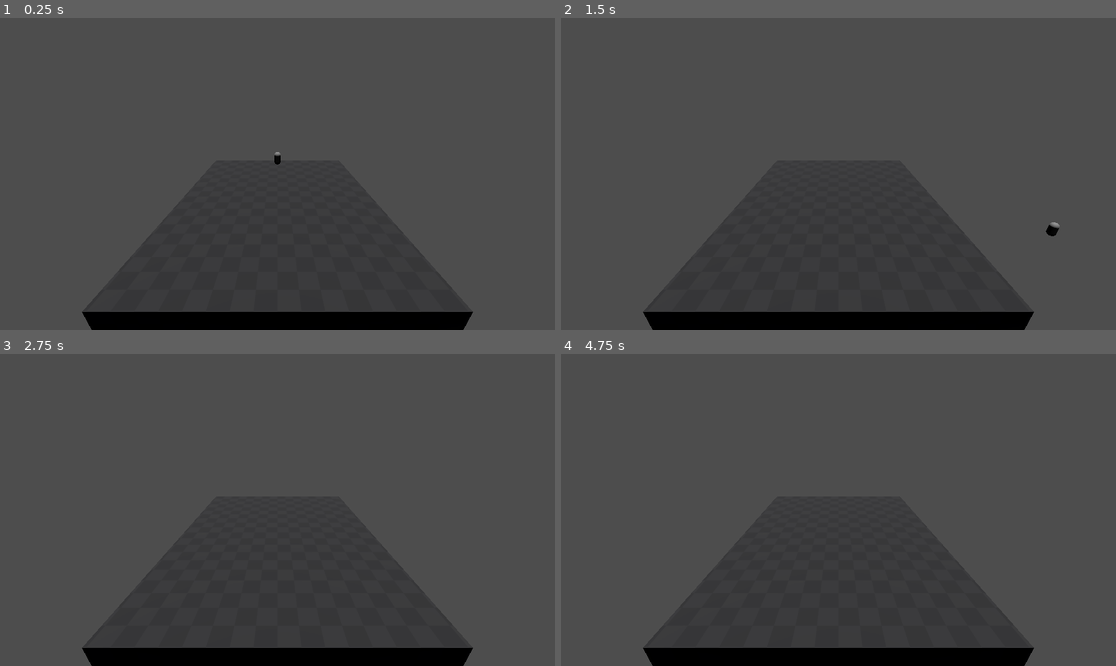
Above: before the commit, frames 1-4 (two rows, left to right).
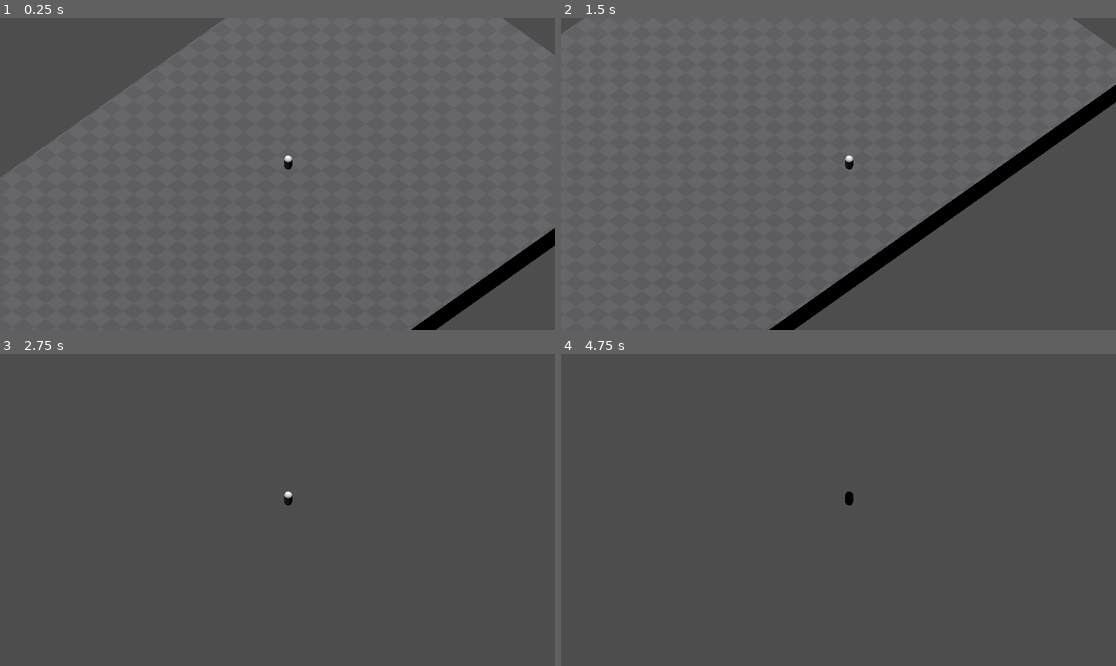
Above: after the commit, the same moments.

Repository: 127AshleyButler/GunGoblin
Game: Godot game, scene res://csg_playground.tscn
The game is run twice, just before and just after one commit, with the same random seed, the same clock (stepped at 60 frames per second) and the same inputs.
Inputs:
- Up to frame 1 (0.25 s): no input
- Up to frame 2 (1.5 s): tap Enter (ui_accept) at 0.5, 0.77 s; hold Right (ui_right) 0.53-1.28 s; hold Down (ui_down) from 1.28 s (still down)
- Up to frame 3 (2.75 s): tap Enter (ui_accept) at 1.52 s; release Down (ui_down) at 2.03 s; hold Right (ui_right) from 2.03 s (still down)
- Up to frame 4 (4.75 s): release Right (ui_right) at 2.78 s; hold Up (ui_up) 2.78-3.53 s; tap Enter (ui_accept) at 3.02, 3.5, 3.77, 4.25, 4.52 s; hold Left (ui_left) from 3.53 s (still down)

The runs differ from the first frame. In frame 1, 57% of the frame differs, in the area x 0-100%, y 0-100%; in frame 2, 51%; in frame 3, 4.0%; in frame 4, 4.0%.

Commit message:
orthogonal cam added to klik scene

Diff:
--- a/Gun Goblin - A Point and Klik Adventure/csg_playground.tscn
+++ b/Gun Goblin - A Point and Klik Adventure/csg_playground.tscn
@@ -14,15 +14,23 @@
 use_collision = true
 
 [node name="CSGBox3D" type="CSGBox3D" parent="CSGCombiner3D"]
+transform = Transform3D(1, 0, 0, 0, 1, 0, 0, 0, 1, -0.233578, -0.135441, 0.0291027)
 snap = 1.0
-size = Vector3(4.08384, 0.401345, 5.01565)
+size = Vector3(7.09596, 0.401345, 11.0546)
 material = SubResource("StandardMaterial3D_vi38y")
 
 [node name="CharacterBody3D" parent="." instance=ExtResource("2_0fs1g")]
 transform = Transform3D(0.342, 0, 0, 0, 0.342, 0, 0, 0, 0.342, 0, 1.40276, 0)
 
-[node name="Camera3D" type="Camera3D" parent="."]
-transform = Transform3D(1, 0, 0, 0, 0.925884, 0.377808, 0, -0.377808, 0.925884, 0, 2.33514, 3.92826)
-
 [node name="DirectionalLight3D" type="DirectionalLight3D" parent="."]
-transform = Transform3D(1, 0, 0, 0, 0.0077666, 0.99997, 0, -0.99997, 0.0077666, 0, 2.47803, 0)
+transform = Transform3D(1, 0, 0, 0, 0.0077666, 0.99997, 0, -0.99997, 0.0077666, 0, 5.90055, 0)
+light_energy = 2.981
+light_volumetric_fog_energy = 1.61
+shadow_enabled = true
+shadow_bias = 1.434
+shadow_normal_bias = 6.857
+shadow_transmittance_bias = -4.137
+directional_shadow_mode = 1
+directional_shadow_split_1 = 0.081
+directional_shadow_fade_start = 0.814
+directional_shadow_pancake_size = 21.4
--- a/Gun Goblin - A Point and Klik Adventure/klik.gd
+++ b/Gun Goblin - A Point and Klik Adventure/klik.gd
@@ -1,8 +1,8 @@
 extends CharacterBody3D
 
 
-const SPEED = 5.0
-const JUMP_VELOCITY = 4.5
+const SPEED = 4.0
+const JUMP_VELOCITY = 5.5
 
 # Get the gravity from the project settings to be synced with RigidBody nodes.
 var gravity = ProjectSettings.get_setting("physics/3d/default_gravity")
--- a/Gun Goblin - A Point and Klik Adventure/klik.tscn
+++ b/Gun Goblin - A Point and Klik Adventure/klik.tscn
@@ -16,3 +16,10 @@
 [node name="model_tmp" type="MeshInstance3D" parent="CollisionShape3D"]
 mesh = SubResource("CapsuleMesh_wbdis")
 skeleton = NodePath("")
+
+[node name="Camera3D" type="Camera3D" parent="."]
+transform = Transform3D(0.707107, -0.5, 0.5, 0, 0.707107, 0.707107, -0.707107, -0.5, 0.5, 5.3885, 7.35603, 6.09715)
+projection = 1
+fov = 111.9
+size = 5.0
+near = 0.001
--- a/Gun Goblin - A Point and Klik Adventure/project.godot
+++ b/Gun Goblin - A Point and Klik Adventure/project.godot
@@ -10,7 +10,15 @@
 
 [application]
 
-config/name="Gun Goblin"
+config/name="Gun Goblin - A Point and Klik Adventure"
 run/main_scene="res://csg_playground.tscn"
 config/features=PackedStringArray("4.0", "Forward Plus")
 config/icon="res://icon.svg"
+
+[display]
+
+window/size/mode=2
+
+[physics]
+
+3d/default_gravity=8.0
